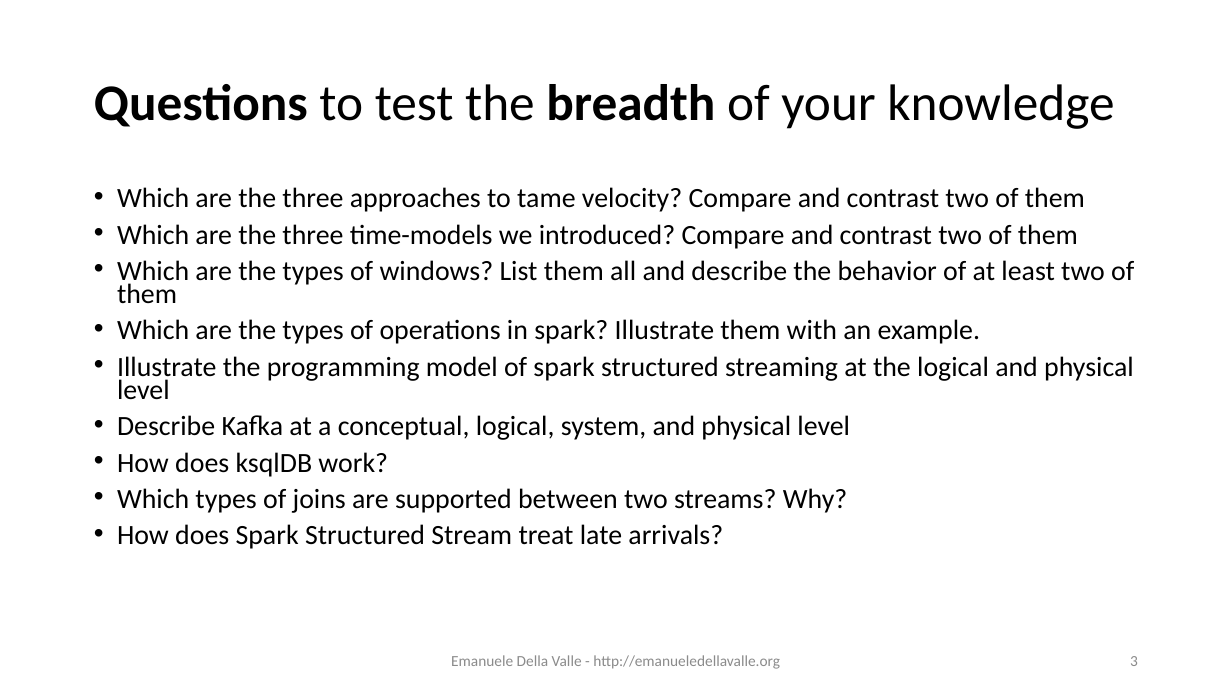
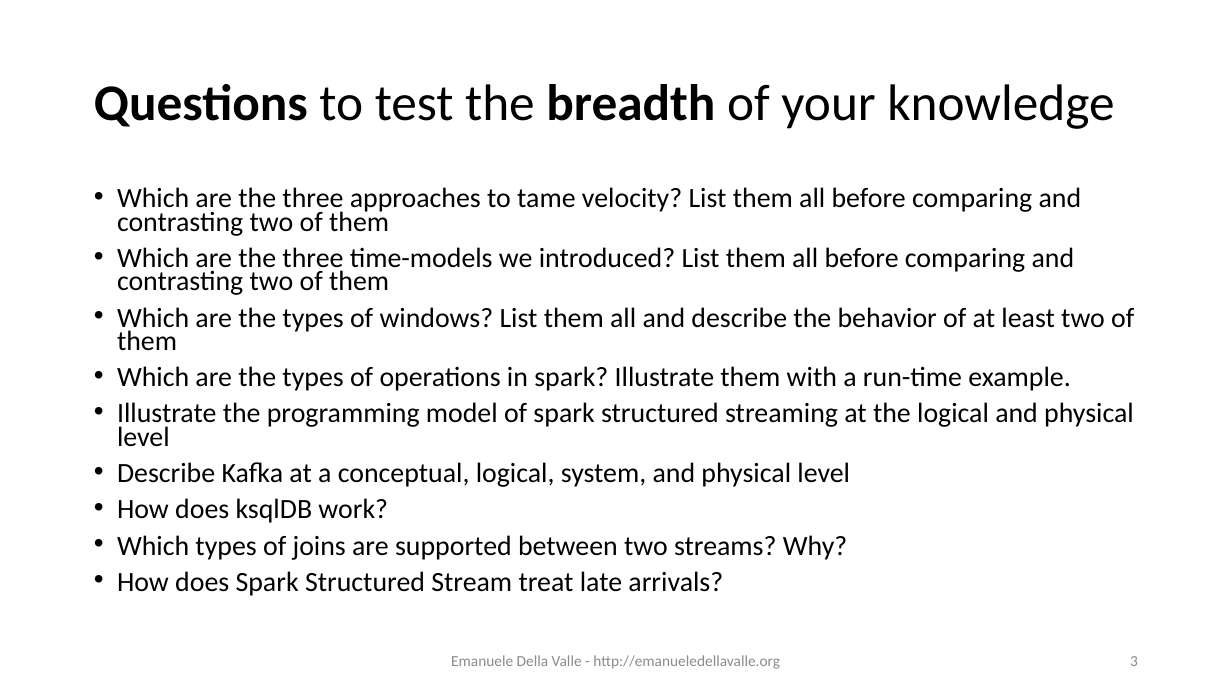
Before and after one commit to eugeniovaretti/streaming-data-analytics, a slide deck: slide 3 of lectures/07_SDE_exam-preview/07_Streaming-Data-Engineering_exam-preview.pptx. Drawn at 1232x693 pixels with LibreOffice and Linux fonts; fonts in the diff are those of the drawing. Boxes give left, top, right and bottom in pixels: in the first picture for what was removed or moved away, otherwise in the second. Text is boxed around its words. In the diff, an @@ line names an element or a change of style, - is before the commit and + after.

```diff
--- a/lectures/07_SDE_exam-preview/07_Streaming-Data-Engineering_exam-preview.pptx
+++ b/lectures/07_SDE_exam-preview/07_Streaming-Data-Engineering_exam-preview.pptx
@@ text at box(117, 187, 1082, 295): text changed @@
-• Which are the three approaches to tame velocity? Compare and contrast two of them
-• Which are the three time-models we introduced? Compare and contrast two of them
+• Which are the three approaches to tame velocity? List them all before comparing and contrasting two of them
+• Which are the three time-models we introduced? List them all before comparing and contrasting two of them
@@ text at box(117, 366, 1070, 391): text changed @@
-• Which are the types of operations in spark? Illustrate them with an example.
+• Which are the types of operations in spark? Illustrate them with a run-time example.
```
Also in this commit, not shown: 7 other slides changed, 1 slide removed, 1 other file.
